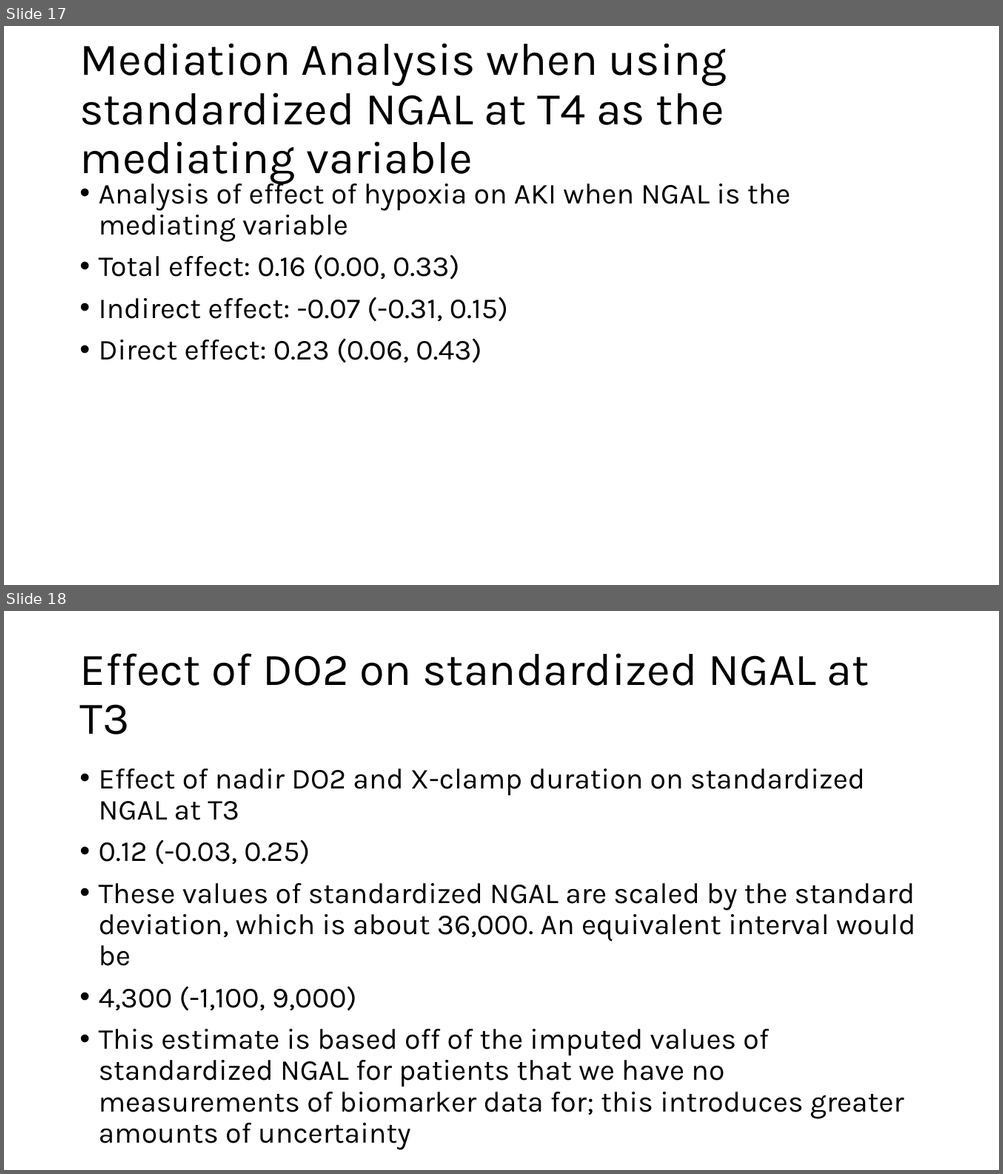
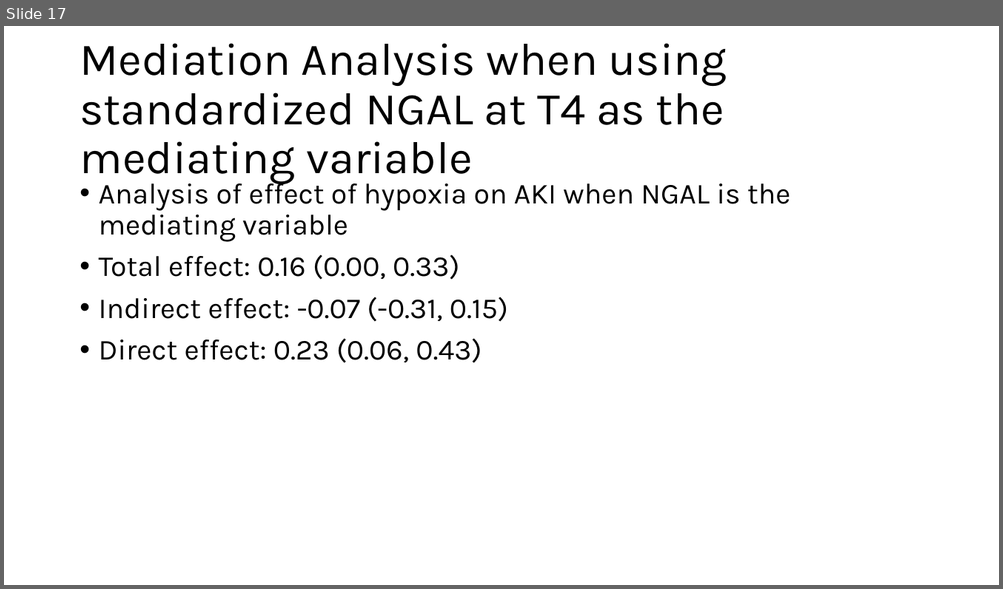
Before and after one commit to jacobmchen/imputation_pipeline, a slide deck: exploratory_analysis/plots/compare_plots.pptx. Shown one above the other, each under a label of ours: slides 17 and 18 before the commit, slide 17 after it. The pictures are 1003x1174 and 1003x589 pixels, drawn with LibreOffice and Linux fonts; fonts in the diff are those of the drawing. Boxes give left, top, right and bottom in pixels: in the first picture for what was removed or moved away, otherwise in the second. Text is boxed around its words. In the diff, an @@ line names an element or a change of style, - is before the commit and + after.

```diff
--- a/exploratory_analysis/plots/compare_plots.pptx
+++ b/exploratory_analysis/plots/compare_plots.pptx
@@ slide 18 removed at (4, 611, 999, 1170), background #FFFFFF @@
@@ title removed at (79, 653, 869, 735) @@
-Effect of DO2 on standardized NGAL at T3
@@ text removed at (99, 769, 916, 1119) @@
-• Effect of nadir DO2 and X-clamp duration on standardized NGAL at T3
-• 0.12 (-0.03, 0.25)
-• These values of standardized NGAL are scaled by the standard deviation, which is about 36,000. An equivalent interval would be
-• 4,300 (-1,100, 9,000)
-• This estimate is based off of the imputed values of standardized NGAL for patients that we have no measurements of biomarker data for; this introduces greater amounts of uncertainty
```
Also in this commit, not shown: 2 slides changed, 3 slides added.
